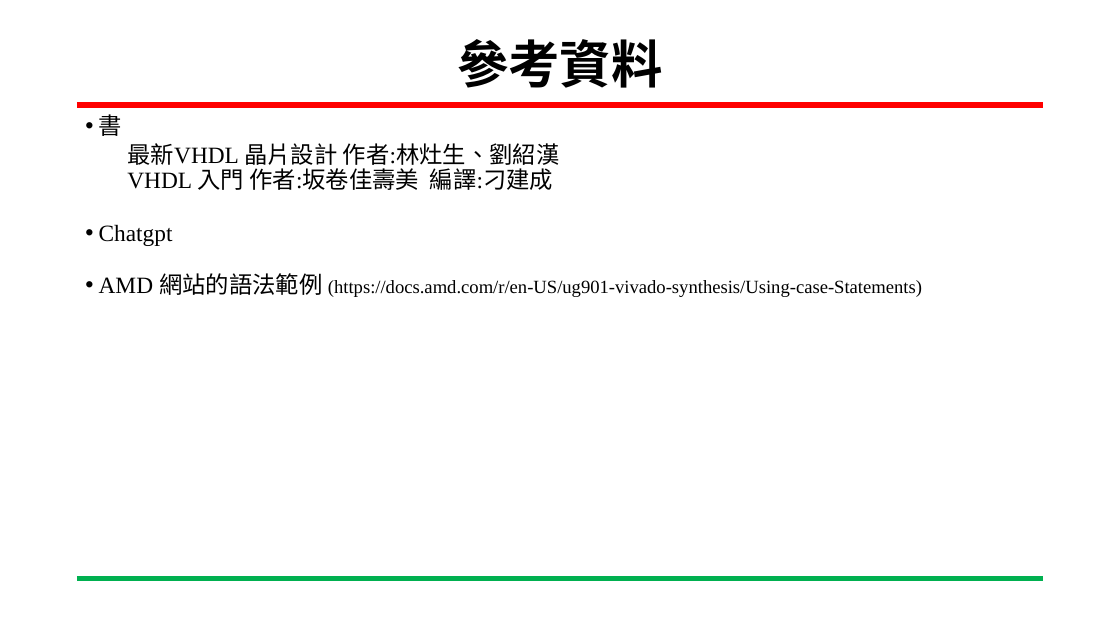
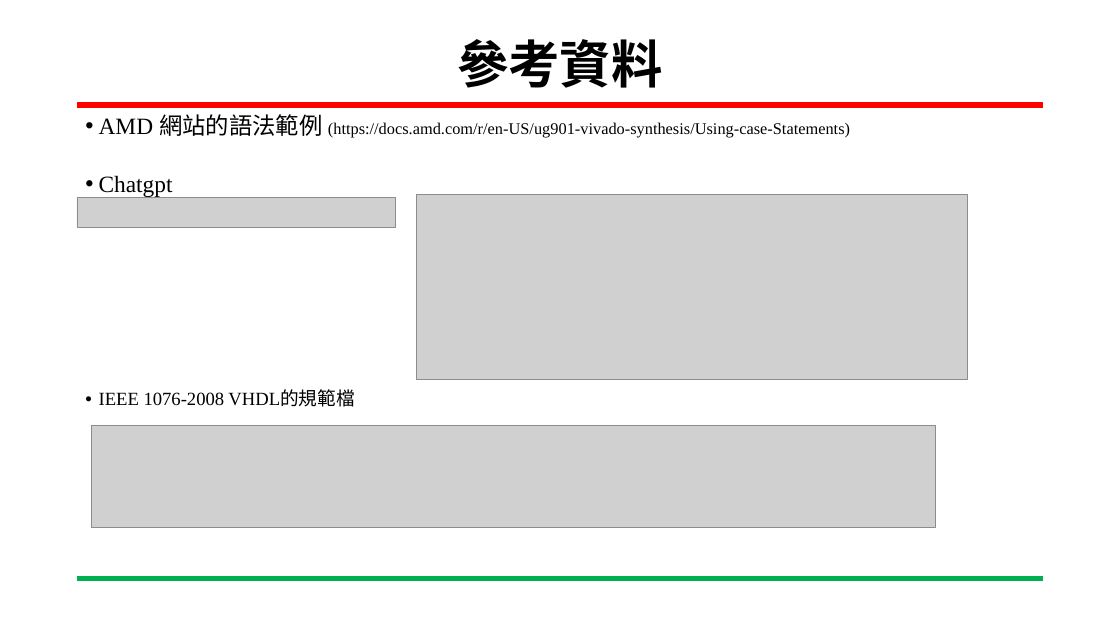
Before and after one commit to chjason123/SoC_, a slide deck: slide 16 of 專案進度報告_陳冠華_20241213.pptx. Drawn at 1120x630 pixels with LibreOffice and Linux fonts; fonts in the diff are those of the drawing; grey boxes stand for pictures; background and template pictures are left out. Boxes give left, top, right and bottom in pixels: in the first picture for what was removed or moved away, otherwise in the second. Text is boxed around its words. In the diff, an @@ line names an element or a change of style, - is before the commit and + after.

```diff
--- a/專案進度報告_陳冠華_20241213.pptx
+++ b/專案進度報告_陳冠華_20241213.pptx
@@ text at bbox=[99, 114, 850, 138]: text changed; size 20 to 14 pt @@
-• 書
-  最新VHDL 晶片設計 作者:林灶生、劉紹漢
-  VHDL 入門 作者:坂卷佳壽美 編譯:刁建成
+• AMD 網站的語法範例 (https://docs.amd.com/r/en-US/ug901-vivado-synthesis/Using-case-Statements)
@@ picture added at bbox=[77, 197, 396, 227] @@
@@ picture added at bbox=[416, 195, 967, 380] @@
@@ text at bbox=[99, 391, 354, 407]: text changed @@
-• AMD 網站的語法範例 (https://docs.amd.com/r/en-US/ug901-vivado-synthesis/Using-case-Statements)
+• IEEE 1076-2008 VHDL的規範檔
@@ picture added at bbox=[92, 426, 935, 528] @@
```
Also in this commit, not shown: 5 other slides changed, 1 other file.
